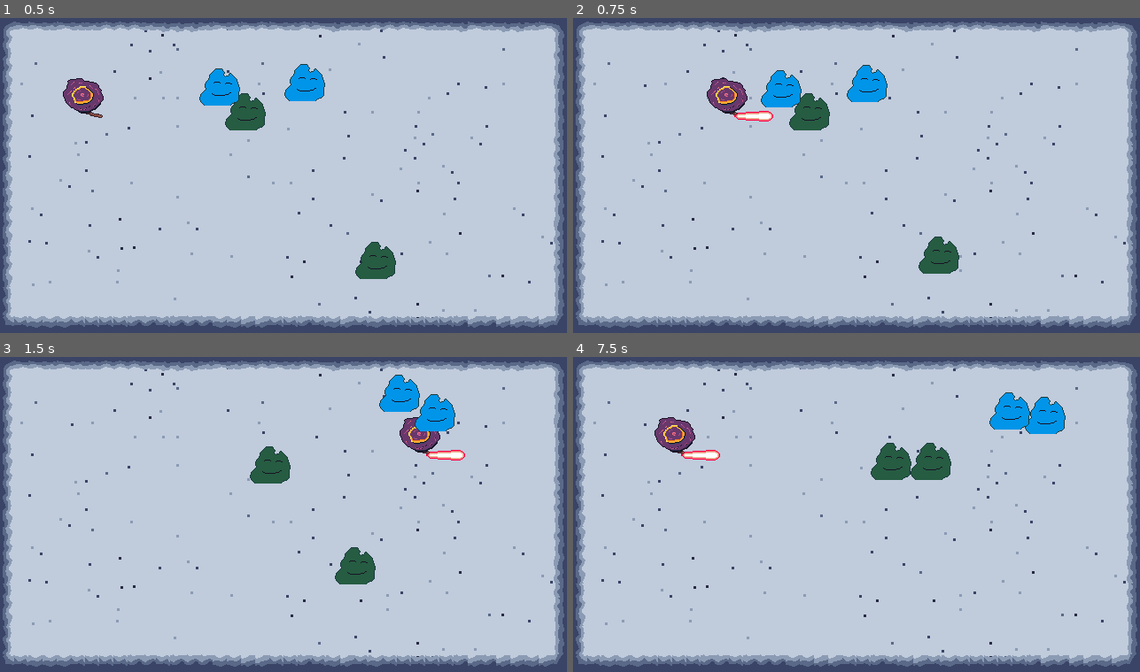
Above: before the commit, frames 1-4 (two rows, left to right).
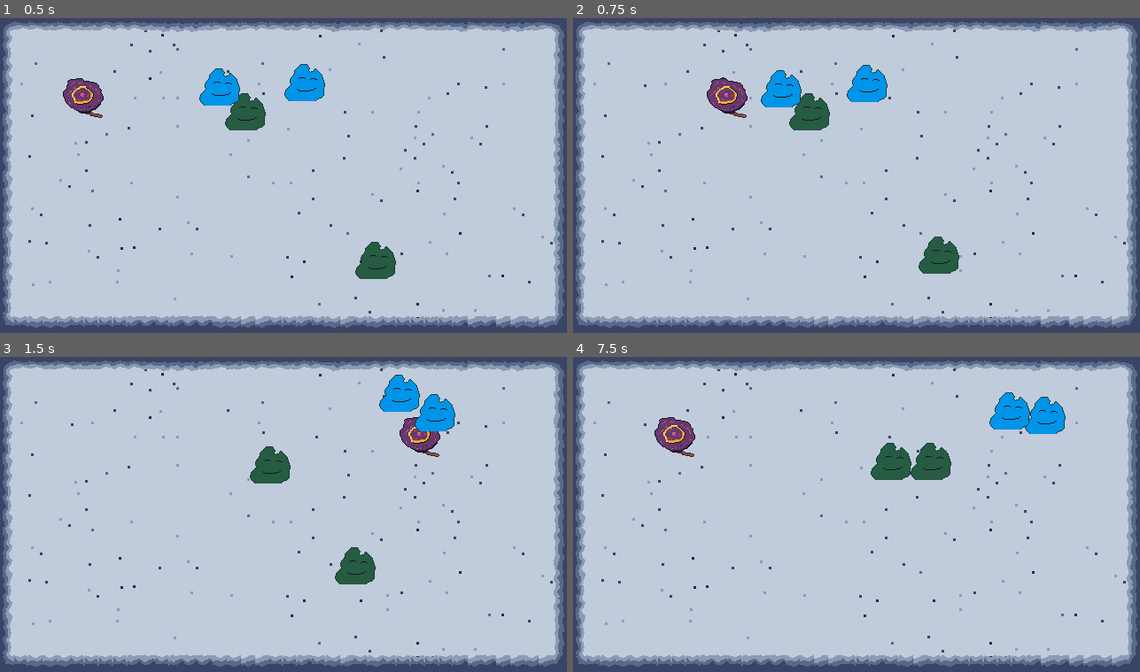
Above: after the commit, the same moments.

Repository: sthoni/winter_melonJam2023
Game: Godot game, scene res://level.tscn
Two runs of this game, one before a commit and one after it. Both use one fixed random seed, a clock stepped at 60 frames per second and the inputs below.
Inputs (mouse positions are in pixels of both pictures, inside the frame that each line leads up to):
- Up to frame 1 (0.5 s): no input
- Up to frame 2 (0.75 s): tap Enter (ui_accept) at 0.5 s; move the mouse to (981, 162) at 0.52 s; hold D (ui_right) from 0.53 s (still down); tap Space (ui_shoot) at 0.6 s
- Up to frame 3 (1.5 s): keep holding D (ui_right); tap Enter (ui_accept) at 0.77 s; move the mouse to (170, 533) at 1.27 s; tap Space (ui_shoot) at 1.35 s
- Up to frame 4 (7.5 s): tap Enter (ui_accept) at 1.52, 3.02, 3.77, 4.52, 6.02, 6.77 s; move the mouse to (913, 445) at 2.02 s; release D (ui_right) at 2.03 s; hold A (ui_left) 2.03-2.78 s; tap Space (ui_shoot) every 0.75 s from 2.1 to 7.35 s; move the mouse to (828, 580) at 2.77 s; hold D (ui_right) 2.78-4.28 s; move the mouse to (1026, 564) at 3.52 s; move the mouse to (686, 467) at 4.27 s; hold A (ui_left) 4.28-5.03 s; move the mouse to (884, 517) at 5.02 s; hold D (ui_right) 5.03-5.78 s; move the mouse to (771, 435) at 5.77 s; hold A (ui_left) 5.78-7.28 s; move the mouse to (981, 501) at 6.52 s; move the mouse to (743, 533) at 7.27 s; hold D (ui_right) from 7.28 s (still down)

Frame 1 is identical in both runs. In frame 2, 0.2% of the frame differs, in the area x 28-36%, y 29-33%; in frame 3, 0.2%; in frame 4, 0.2%.

Commit message:
soundeffects implemented

Diff:
--- a/CharacterBody2D.gd
+++ b/CharacterBody2D.gd
@@ -21,7 +21,7 @@
 	return rots
 
 func shoot():
-	wand.request_shoot()
+	wand.request_shoot("RED")
 
 func get_input():
 	#rotation_direction = Input.get_axis("left", "right")
--- a/Wand.gd
+++ b/Wand.gd
@@ -1,30 +1,66 @@
 class_name Wand
 extends Marker2D
 
-@onready var Charm = preload("res://charms/charm.tscn")
 @onready var charmspeed = 150
 @onready var wait = 0
-
+@onready var is_charm_loading = false
+@onready var charm_type:wand_class
+@onready var charm_name:String = "DEFAULT"
 # Called when the node enters the scene tree for the first time.
 func _ready():
-	pass # Replace with function body.
-
+	charm_type = wand_class.new()
 
 # Called every frame. 'delta' is the elapsed time since the previous frame.
 func _process(delta):
-	if wait > 10:
+	if wait > 1:
 		wait = wait - delta
 	elif wait > 0:
 		shoot()
 		wait = 0
 
-func request_shoot():
-	wait = 5
+func request_shoot(cn):
+	charm_name = cn
+	if not is_charm_loading:
+		prepare_shoot()
+		is_charm_loading = true
+
+func prepare_shoot():
+	if charm_name == "DEFAULT":
+		charm_type.default()
+	elif charm_name == "RED":
+		charm_type.red()
+	wait = charm_type.wait_time+1
+	$spell.playing = true
 
 func shoot():
-	#charmspeed = (charmspeed + 50) % 300
-	var b = Charm.instantiate()
-	b.speed = charmspeed
-	b.transform = self.transform
-	#b.scale = Vector2(1,1)
-	owner.add_child(b)
+	charm_type.apply()
+	charm_type.charm_inst.transform = global_transform
+	#charm_type.charm_inst.get_node("soundeffect").playing = true
+	owner.owner.add_child(charm_type.charm_inst)
+	#owner.owner.charm_inst.soundeffect.playing = true
+	owner.owner.get_node("Charm/soundeffect").playing = true
+	is_charm_loading = false
+
+class wand_class:
+	var Charm_Scene = preload("res://charms/charm.tscn")
+	var wait_time = 1
+	var speed = 50
+	var selected_sprite = load("res://assets/charms/0_default.png")
+	var charm_inst
+
+	func _init():
+		pass
+
+	func default():
+		wait_time = 1
+		speed = 50
+		selected_sprite = load("res://assets/charms/0_default.png")
+	func red():
+		wait_time = 4
+		speed = 100
+		selected_sprite = load("res://assets/charms/1_red.png")
+
+	func apply():
+		charm_inst = Charm_Scene.instantiate()
+		charm_inst.set_texture(selected_sprite)
+		charm_inst.speed = speed
--- a/character.tscn
+++ b/character.tscn
@@ -1,7 +1,8 @@
-[gd_scene load_steps=5 format=3 uid="uid://b430b0ffb7o5l"]
+[gd_scene load_steps=6 format=3 uid="uid://b430b0ffb7o5l"]
 
 [ext_resource type="Script" path="res://CharacterBody2D.gd" id="1_4q0yo"]
 [ext_resource type="Script" path="res://Wand.gd" id="2_t0h4w"]
+[ext_resource type="AudioStream" uid="uid://h3n7vtrv5sbm" path="res://assets/audio/abracadabra.wav" id="3_dw23w"]
 [ext_resource type="Texture2D" uid="uid://u7c5dckamxj8" path="res://assets/player.png" id="3_e6ta1"]
 
 [sub_resource type="CircleShape2D" id="CircleShape2D_lp15p"]
@@ -16,6 +17,9 @@
 gizmo_extents = 37.0
 script = ExtResource("2_t0h4w")
 
+[node name="spell" type="AudioStreamPlayer" parent="Wand"]
+stream = ExtResource("3_dw23w")
+
 [node name="Icon" type="Sprite2D" parent="."]
 position = Vector2(3, 0)
 texture = ExtResource("3_e6ta1")
--- a/charms/charm.gd
+++ b/charms/charm.gd
@@ -1,10 +1,20 @@
 extends Area2D
+class_name Charm_class
 
 var speed:int
 
 # Class Constructor
 func _init(value=150):
 	self.speed = value
+
+func set_texture(texture):
+	$Sprite.set_texture(texture)
+
+func set_spell(spell):
+	$spell.set_stream(spell)
+
+func play_stream(b):
+	$spell.playing = b
 
 func _physics_process(delta):
 	position += - transform.y * self.speed * delta
--- a/charms/charm.tscn
+++ b/charms/charm.tscn
@@ -1,24 +1,28 @@
-[gd_scene load_steps=4 format=3 uid="uid://pcian72metwo"]
+[gd_scene load_steps=5 format=3 uid="uid://pcian72metwo"]
 
-[ext_resource type="Texture2D" uid="uid://bf61scxp2t425" path="res://assets/charms/1_red.png" id="1_6r8jw"]
 [ext_resource type="Script" path="res://charms/charm.gd" id="1_jscli"]
+[ext_resource type="Texture2D" uid="uid://bwak22lnr2e1x" path="res://assets/charms/0_default.png" id="2_caui4"]
+[ext_resource type="AudioStream" uid="uid://7sp8nwi6wjl0" path="res://assets/charms/red_soundeffect.wav" id="3_ltg3o"]
 
-[sub_resource type="RectangleShape2D" id="RectangleShape2D_huajg"]
-size = Vector2(6, 30.6122)
+[sub_resource type="CircleShape2D" id="CircleShape2D_mbwes"]
+radius = 6.9333
 
-[node name="Area2D" type="Area2D"]
+[node name="Charm" type="Area2D"]
 collision_mask = 5
 script = ExtResource("1_jscli")
 metadata/speed = 0
 
+[node name="Sprite" type="Sprite2D" parent="."]
+position = Vector2(0, 5)
+texture = ExtResource("2_caui4")
+
 [node name="CollisionShape2D" type="CollisionShape2D" parent="."]
-position = Vector2(0, 5.10204)
+position = Vector2(0, 5)
 scale = Vector2(1.00962, 1)
-shape = SubResource("RectangleShape2D_huajg")
+shape = SubResource("CircleShape2D_mbwes")
 
-[node name="1Red" type="Sprite2D" parent="."]
-position = Vector2(0, 5)
-texture = ExtResource("1_6r8jw")
+[node name="soundeffect" type="AudioStreamPlayer" parent="."]
+stream = ExtResource("3_ltg3o")
 
 [connection signal="area_entered" from="." to="." method="_on_area_entered"]
 [connection signal="body_entered" from="." to="." method="_on_Bullet_body_entered"]
--- /dev/null
+++ b/default_bus_layout.tres
@@ -0,0 +1,3 @@
+[gd_resource type="AudioBusLayout" format=3 uid="uid://dr2exhsb2mtej"]
+
+[resource]
Not shown, added: assets/audio/abracadabra.wav.import
Binary file added: assets/charms/0_default.aseprite
Binary file added: assets/charms/0_default.png
Not shown, added: assets/charms/0_default.png.import
Not shown, added: assets/charms/red_soundeffect.wav.import
Not shown, added: assets/audio/abracadabra.m4a
Not shown, added: assets/audio/abracadabra.wav
Not shown, added: assets/charms/red_soundeffect.wav
